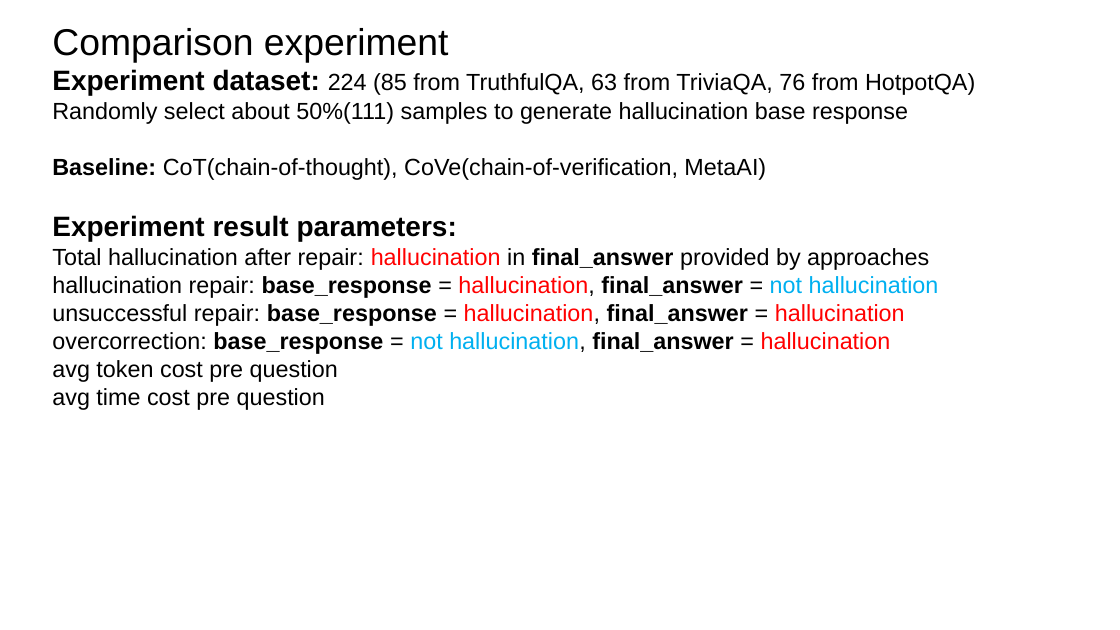
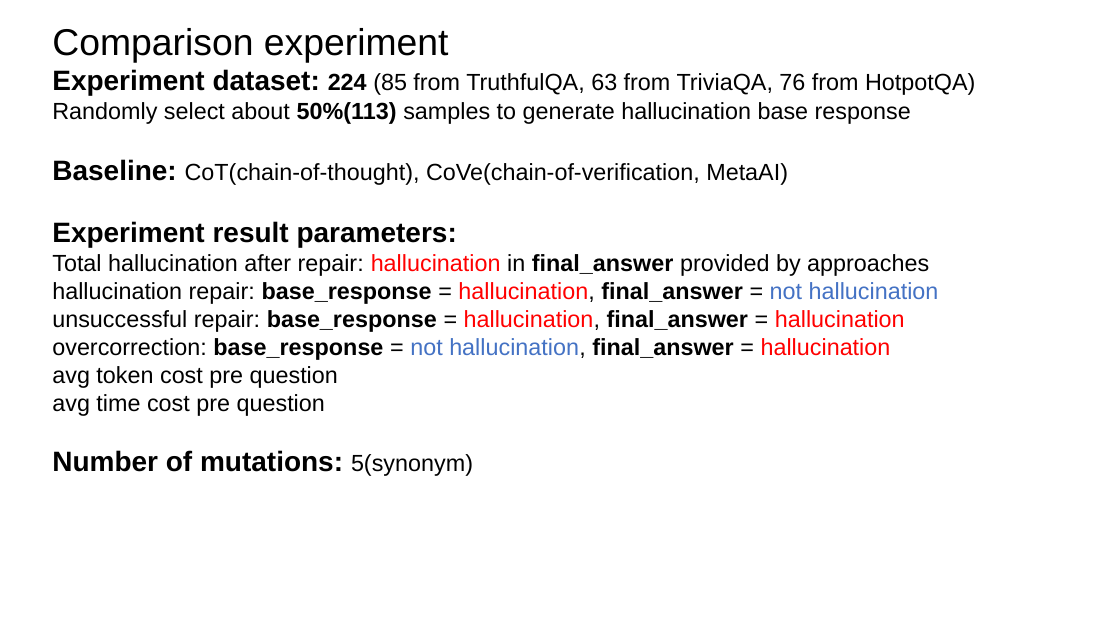
Before and after one commit to zbybr/LLMHalluMiti, a slide deck: slide 3 of slides/20251113.pptx. Drawn at 1120x630 pixels with LibreOffice and Linux fonts; fonts in the diff are those of the drawing. Boxes give left, top, right and bottom in pixels: in the first picture for what was removed or moved away, otherwise in the second. Text is boxed around its words. In the diff, an @@ line names an element or a change of style, - is before the commit and + after.

Commit message:
Add workflow and cove figures; update test and slide files
Added new workflow and cove diagrams in .drawio and .png formats. Updated slide deck, test CSV, and overcorrection figure and image to reflect new data and corrections, including a fix in the bar annotation loop in overcorrection_figure.py.

```diff
--- a/slides/20251113.pptx
+++ b/slides/20251113.pptx
@@ text at (52, 69, 975, 360): bold on in "224"; size 20 to 24 pt in "Baseline:"; text colour #00B0F0 to #4472C4 in "not hallucination", "not hallucination," @@
@@ text at (52, 102, 911, 124): text changed @@
-Randomly select about 50%(111) samples to generate hallucination base response
+Randomly select about 50%(113) samples to generate hallucination base response
@@ text at (52, 450, 473, 476): paragraph added @@
+Number of mutations: 5(synonym)
```
Also in this commit, not shown: 4 other slides changed, 2 slides added, 2 slides removed, 7 other files.
